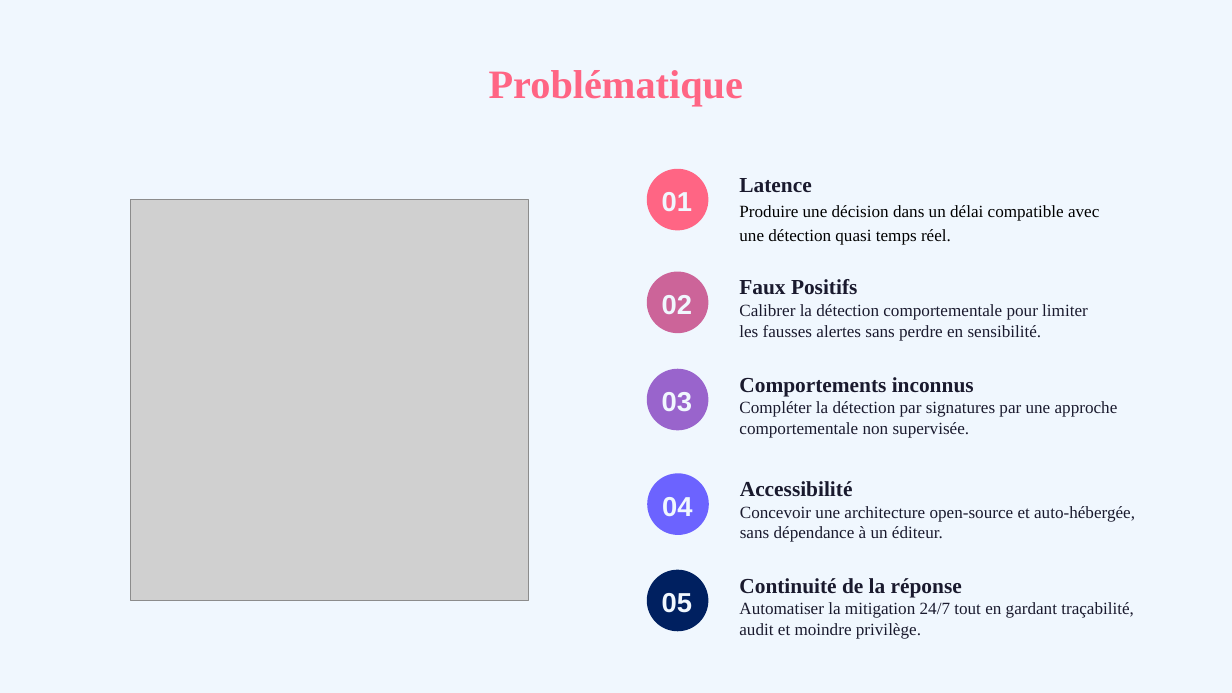
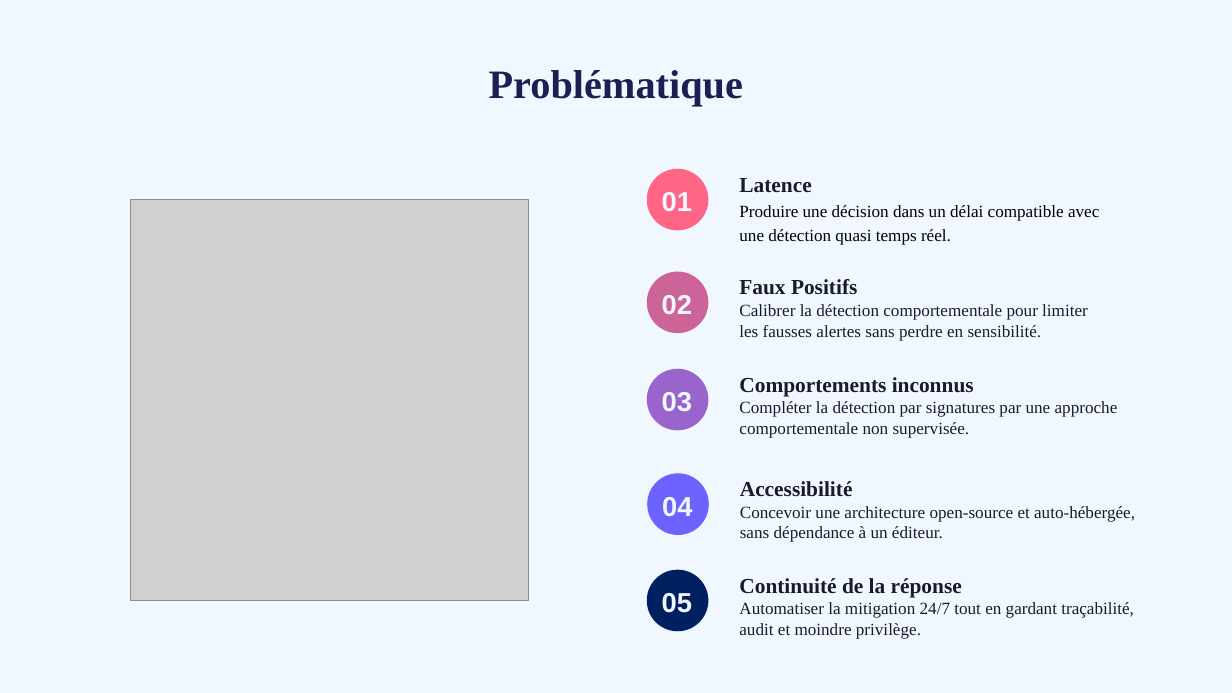
Before and after one commit to Azizos002/NG-IDPS, a slide deck: slide 4 of rapport/presentation-aziz-PFE.pptx. Drawn at 1232x693 pixels with LibreOffice and Linux fonts; fonts in the diff are those of the drawing; grey boxes stand for pictures; background and template pictures are left out. Boxes give left, top, right and bottom in pixels: in the first picture for what was removed or moved away, otherwise in the second. Text is boxed around its words. In the diff, an @@ line names an element or a change of style, - is before the commit and + after.

```diff
--- a/rapport/presentation-aziz-PFE.pptx
+++ b/rapport/presentation-aziz-PFE.pptx
@@ text "Problématique" at (x1=489, y1=70, x2=743, y2=107): text colour #FF6584 to #1C1F54 @@
```
Also in this commit, not shown: 12 other slides changed, 2 slides added, 7 slides removed, 4 other files.
